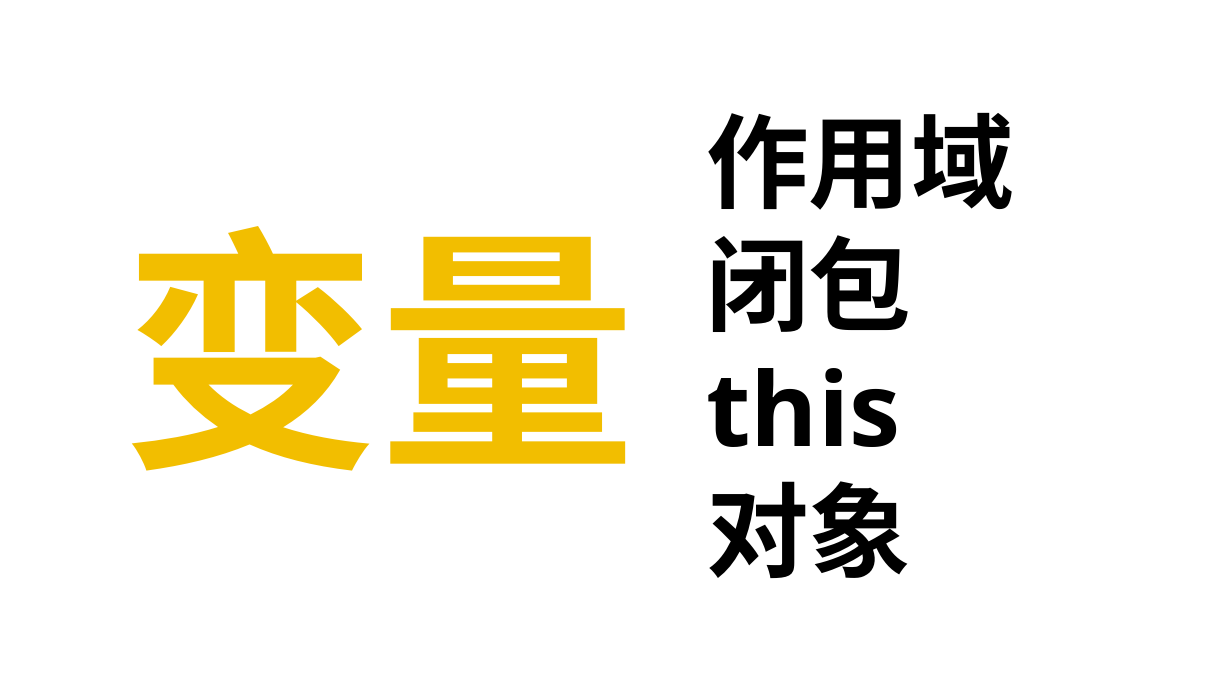
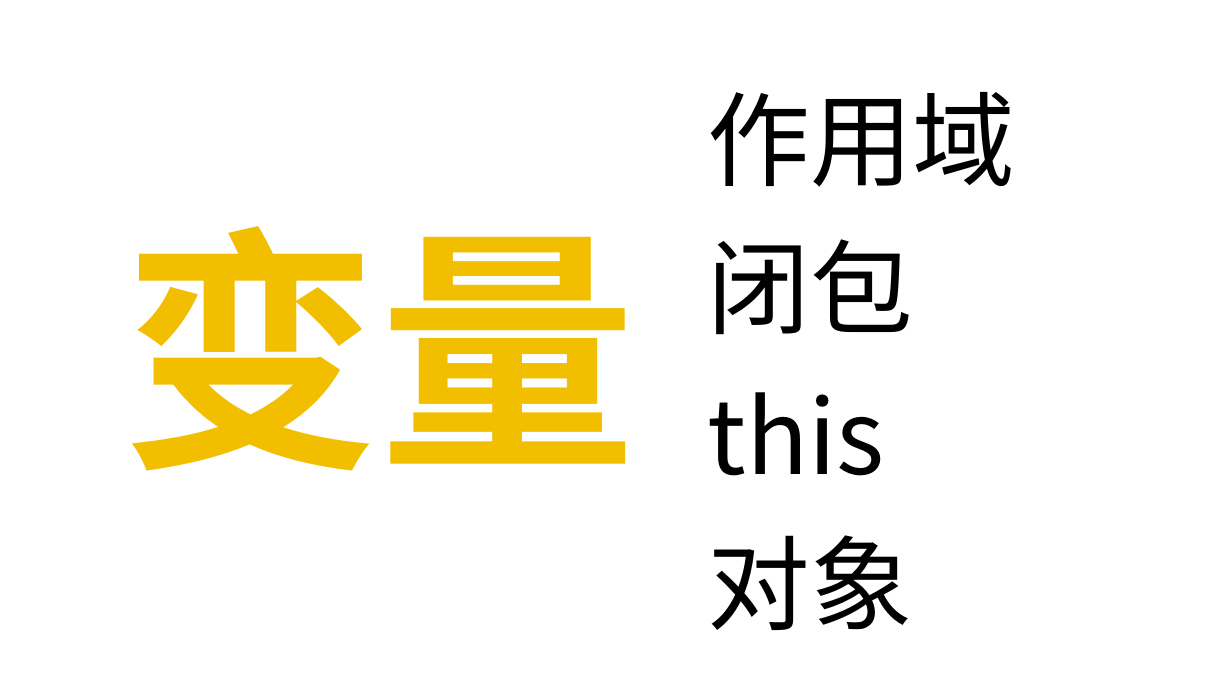
Before and after one commit to tecshuttle/interview, a slide deck: slide 1 of 2 前端/《你不知道的JavaScript》.pptx. Drawn at 1232x693 pixels with LibreOffice and Linux fonts; fonts in the diff are those of the drawing. Boxes give left, top, right and bottom in pixels: in the first picture for what was removed or moved away, otherwise in the second. Text is boxed around its words. In the diff, an @@ line names an element or a change of style, - is before the commit and + after.

```diff
--- a/2 前端/《你不知道的JavaScript》.pptx
+++ b/2 前端/《你不知道的JavaScript》.pptx
@@ text "作用域": place and size @@
-text "作用域" at (706,113,1014,578)
+text "作用域" at (708,92,1016,630)
@@ text "作用域" at (708,92,1016,630): font Open Sans to Noto Sans CJK SC, bold off; line spacing 1 to 1.2 @@
```
Also in this commit, not shown: 1 other slide changed, 5 slides added, 1 other file.
